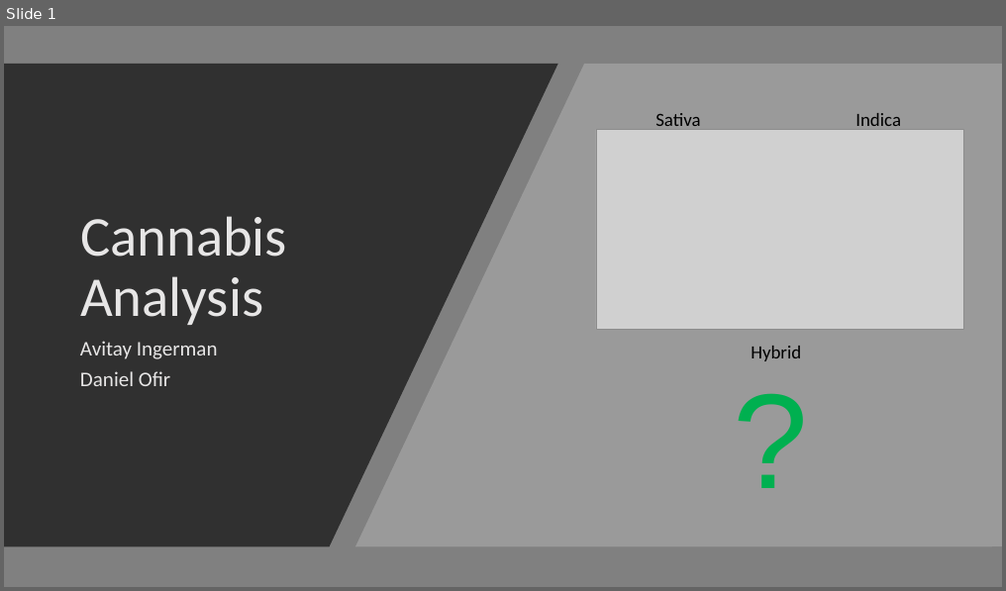
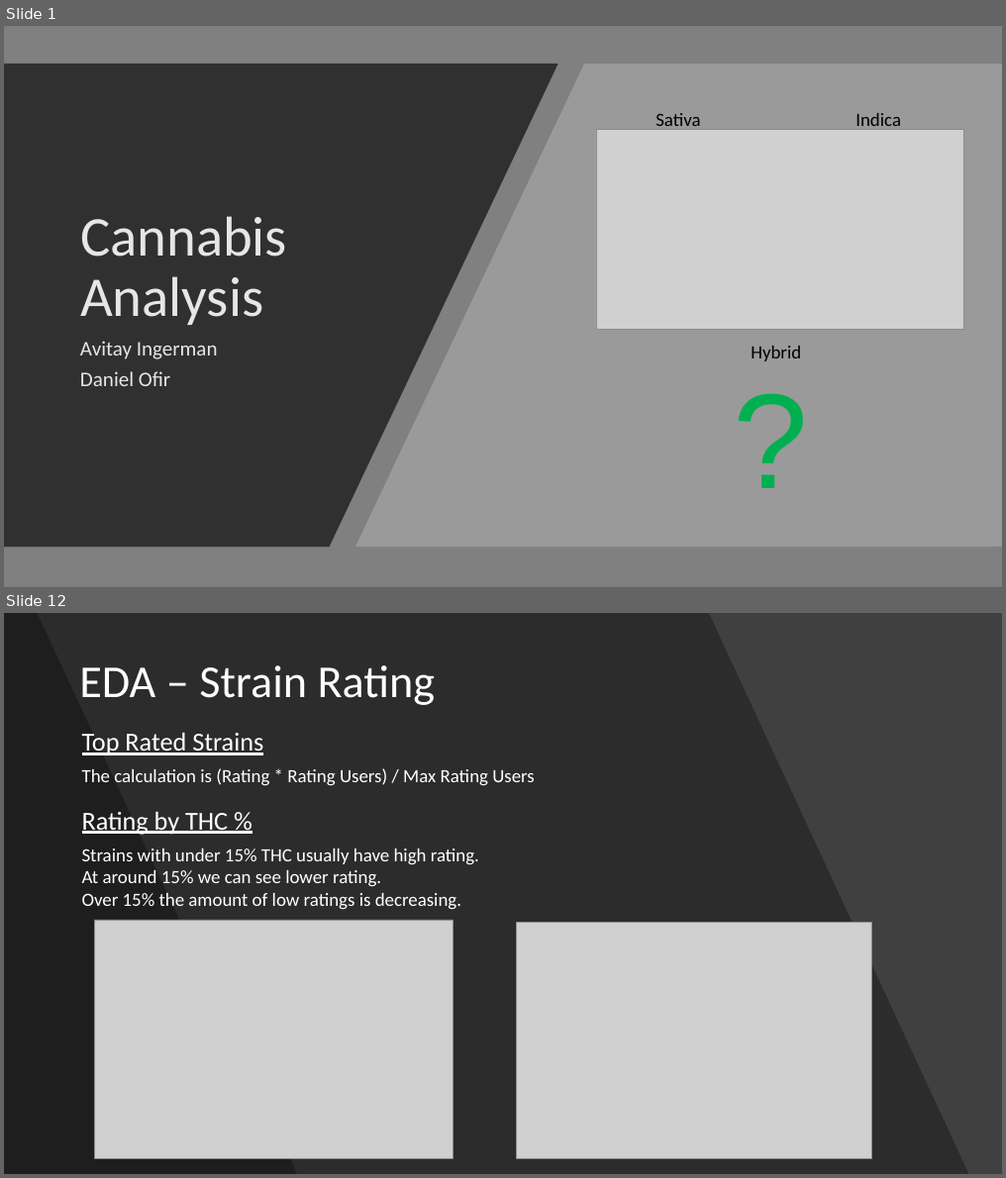
Before and after one commit to DanielOfir/Cannabis-Analysis, a slide deck: Cannabis Analysis.pptx. Shown one above the other, each under a label of ours: slide 1 before the commit, slides 1 and 12 after it; the slides between them are not shown. The pictures are 1006x591 and 1006x1178 pixels, drawn with LibreOffice and Linux fonts; fonts in the diff are those of the drawing; grey boxes stand for pictures. Boxes give left, top, right and bottom in pixels: in the first picture for what was removed or moved away, otherwise in the second. Text is boxed around its words. In the diff, an @@ line names an element or a change of style, - is before the commit and + after.

```diff
--- a/Cannabis Analysis.pptx
+++ b/Cannabis Analysis.pptx
@@ slide 12 added at bbox=[4, 613, 1002, 1174], background #404040 @@
@@ freeform shape added at bbox=[4, 613, 969, 1174], fill #000000 at 30% opacity @@
@@ freeform shape added at bbox=[4, 613, 297, 1174], fill #000000 at 30% opacity @@
@@ title added at bbox=[79, 665, 435, 705], 44 pt, text #FFFFFF @@
+EDA – Strain Rating
@@ text added at bbox=[82, 732, 263, 756], 25 pt, text #FFFFFF, underline @@
+Top Rated Strains
@@ text added at bbox=[82, 768, 535, 786], 18 pt, text #FFFFFF @@
+The calculation is (Rating * Rating Users) / Max Rating Users
@@ text added at bbox=[82, 811, 228, 835], 25 pt, text #FFFFFF, underline @@
+Rating by THC %
@@ text added at bbox=[82, 849, 479, 910], 18 pt, text #FFFFFF @@
+Strains with under 15% THC usually have high rating.
+At around 15% we can see lower rating.
+Over 15% the amount of low ratings is decreasing.
@@ picture added at bbox=[94, 920, 453, 1158] @@
@@ picture added at bbox=[517, 922, 872, 1158] @@
```
Also in this commit, not shown: 2 slides changed, 11 other slides added, 8 other files.
